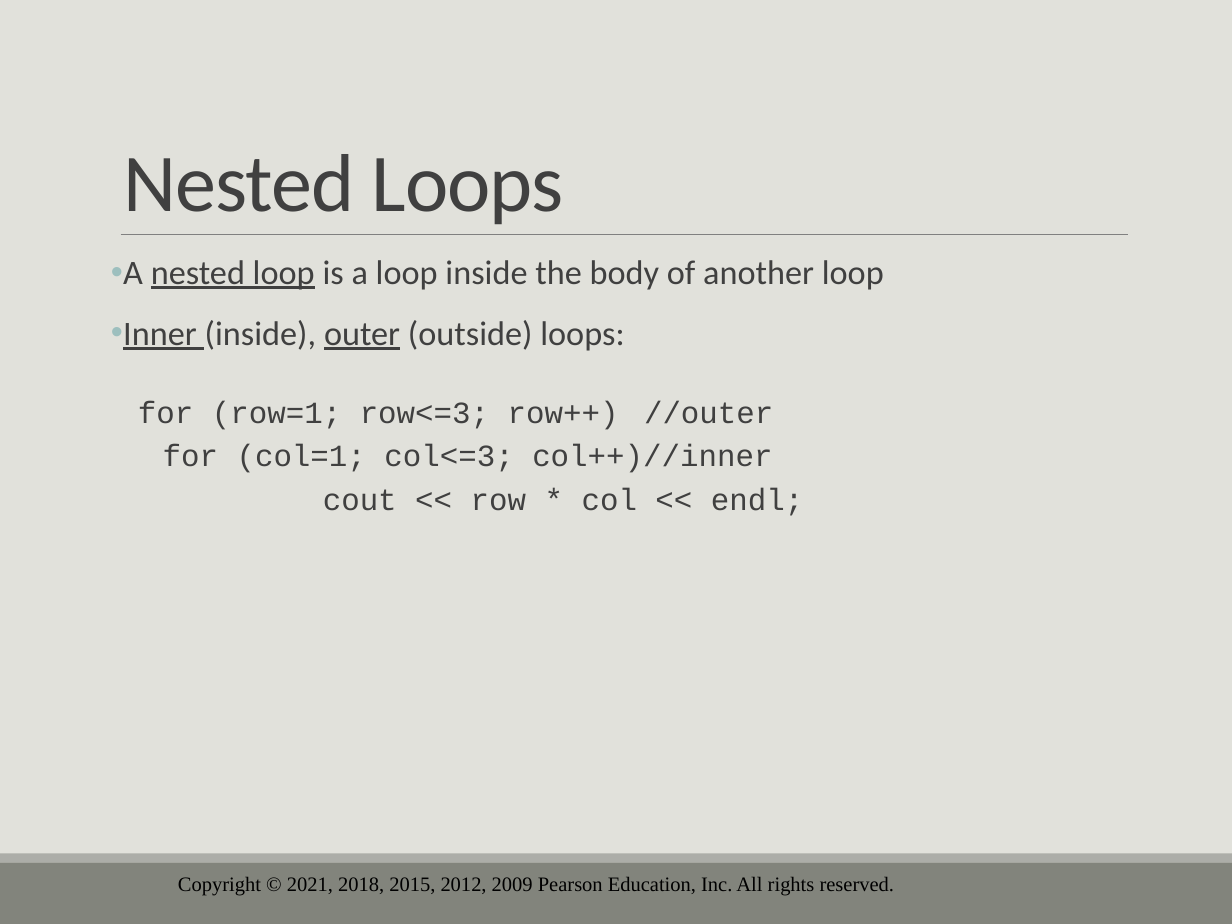
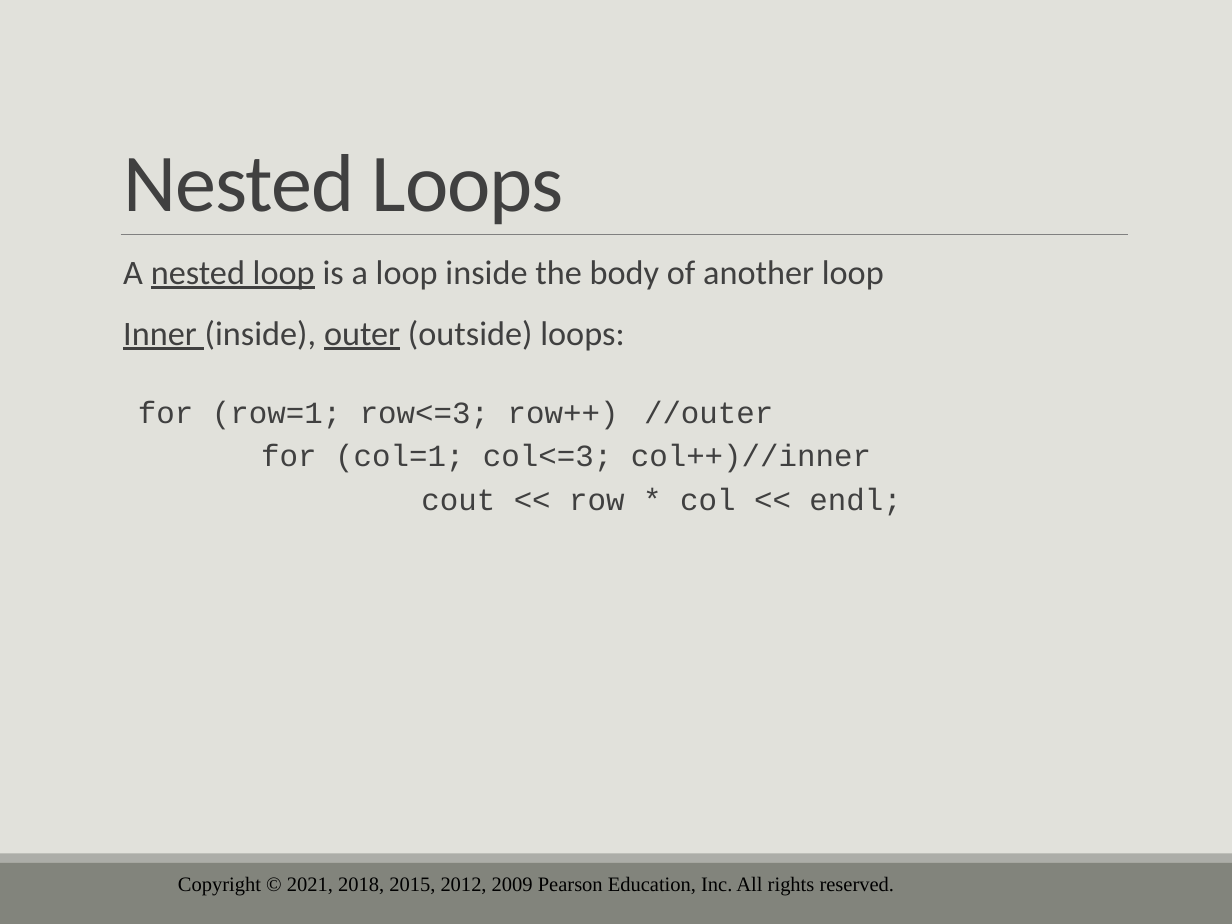
Before and after one commit to drolsonmi/eng1400, a slide deck: slide 46 of 1400_05_Loops and Files.pptx (slide 55 before the commit). Drawn at 1232x924 pixels with LibreOffice and Linux fonts; fonts in the diff are those of the drawing; background and template pictures are left out. Boxes give left, top, right and bottom in pixels: in the first picture for what was removed or moved away, otherwise in the second. Text is boxed around its words. In the diff, an @@ line names an element or a change of style, - is before the commit and + after.

```diff
--- a/1400_05_Loops and Files.pptx
+++ b/1400_05_Loops and Files.pptx
@@ text "A nested loop is a ..." at [123,260,901,516]: bullet • to  ; indent changed @@
```
Also in this commit, not shown: 15 other slides changed, 9 slides removed, 3 other files.
